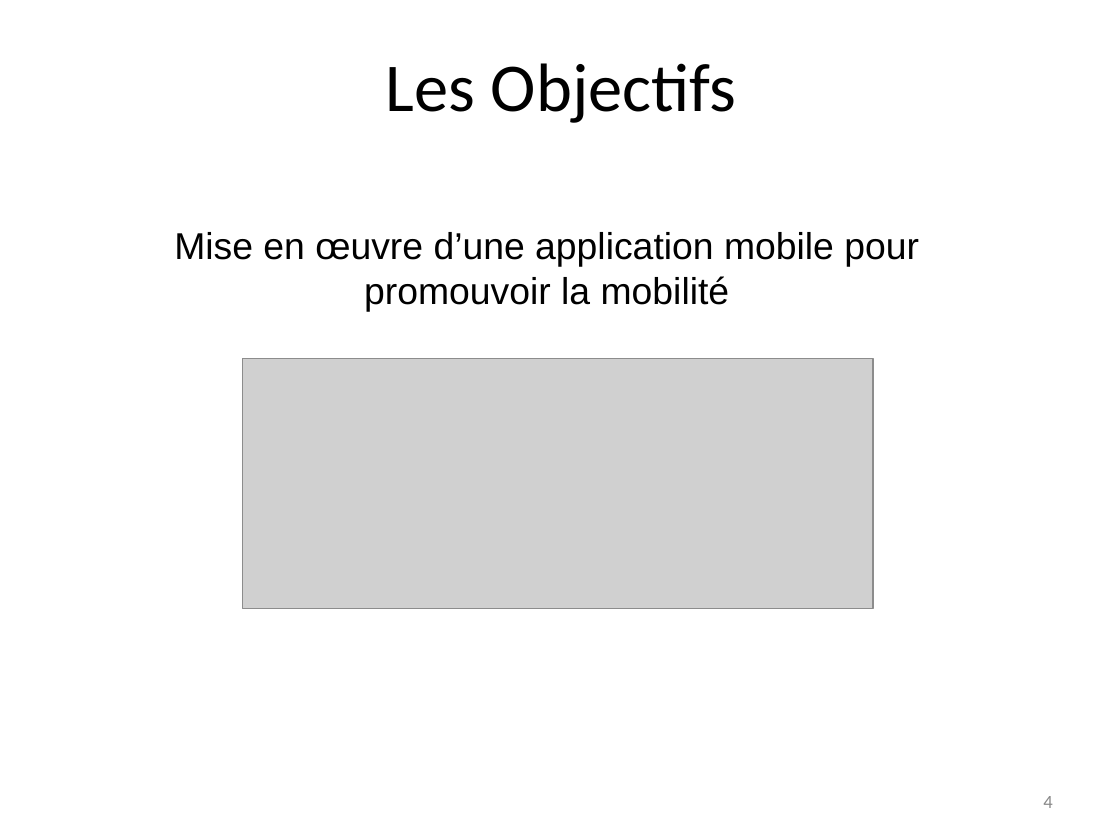
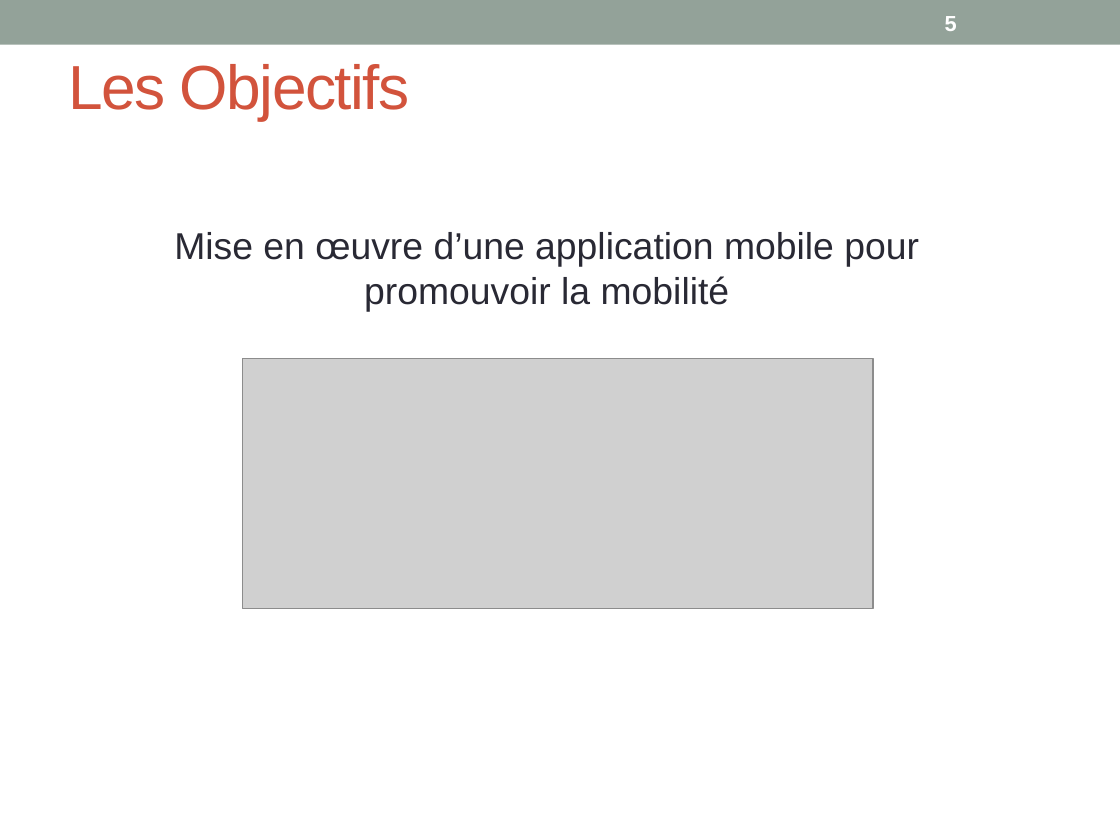
Before and after one commit to gestinronan/Projet-BMA, a slide deck: slide 5 of Documents/presentation BMA.pptx (slide 4 before the commit). Drawn at 1120x840 pixels with LibreOffice and Linux fonts; fonts in the diff are those of the drawing; grey boxes stand for pictures; background and template pictures are left out. Boxes give left, top, right and bottom in pixels: in the first picture for what was removed or moved away, otherwise in the second. Text is boxed around its words. In the diff, an @@ line names an element or a change of style, - is before the commit and + after.

```diff
--- a/Documents/presentation BMA.pptx
+++ b/Documents/presentation BMA.pptx
@@ rectangle added at <box>0,0,1120,45</box>, fill #93A299 @@
@@ title "Les Objectifs" at <box>69,64,410,120</box>: size 44 to 40 pt, font Calibri to Arial, text colour #000000 to #D2533C, letter spacing 0 to -1 pt; alignment centre to left @@
@@ page number added at <box>945,16,957,31</box>, 14 pt, text #FFFFFF, bold @@
+5
@@ text "Mise en œuvre d’une application ..." at <box>174,232,919,312</box>: text colour #000000 to #292934 @@
@@ page number removed at <box>1043,796,1052,808</box> @@
-4
```
Also in this commit, not shown: 15 other slides changed, 1 slide added.
